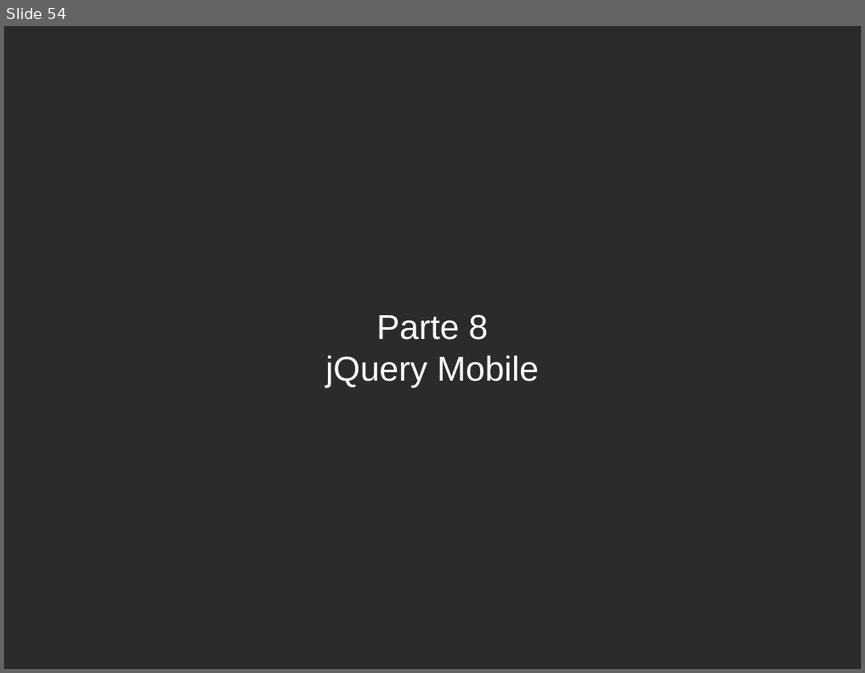
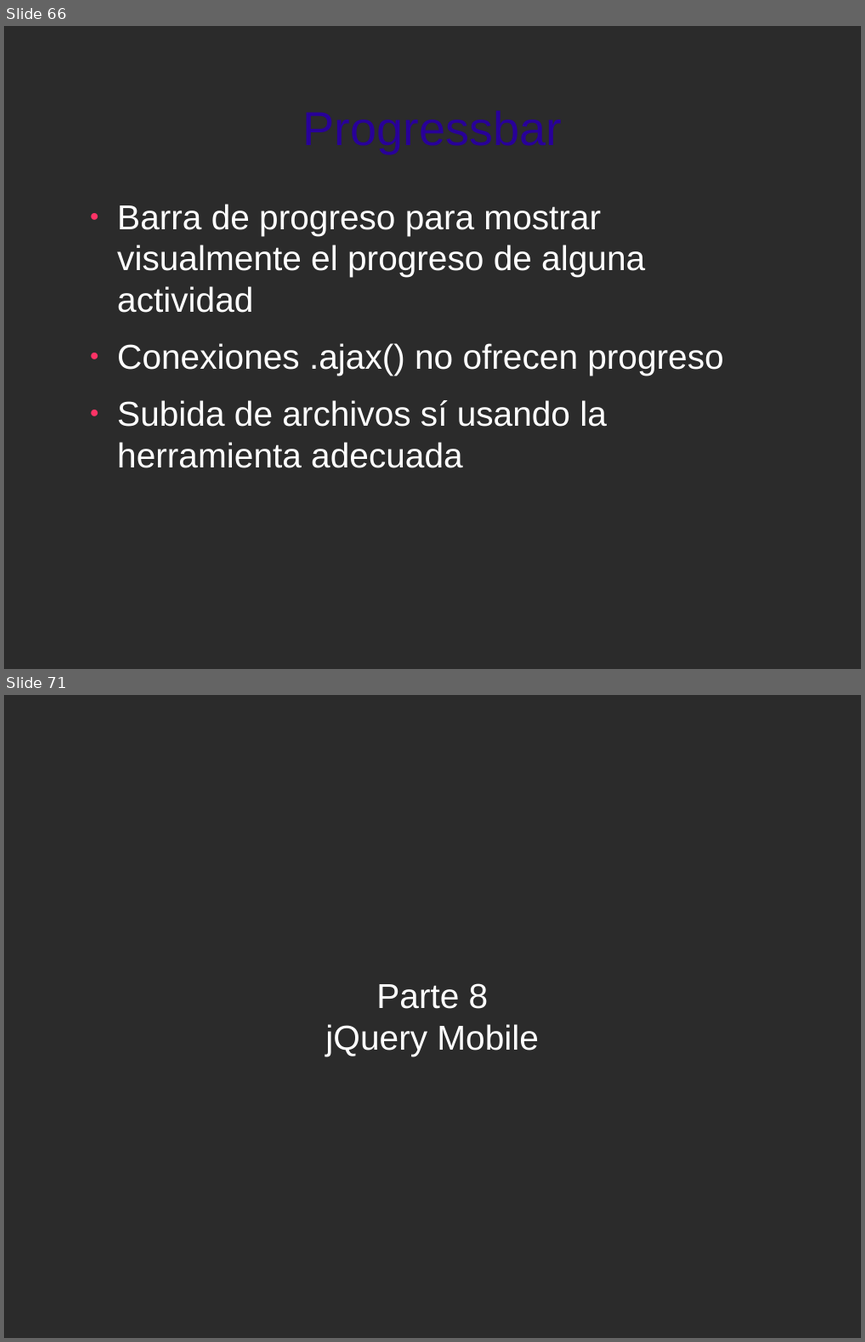
Before and after one commit to jorgeu/curso-jquery, a slide deck: curso-jquery.odp. Shown one above the other, each under a label of ours: slide 54 before the commit, slides 66 and 71 after it; the slides between them are not shown. The pictures are 865x673 and 865x1342 pixels, drawn with LibreOffice and Linux fonts; fonts in the diff are those of the drawing; background and template pictures are left out; a plain dark background stands for a picture behind light text. Boxes give left, top, right and bottom in pixels: in the first picture for what was removed or moved away, otherwise in the second. Text is boxed around its words. In the diff, an @@ line names an element or a change of style, - is before the commit and + after.

```diff
--- a/curso-jquery.odp
+++ b/curso-jquery.odp
@@ slide 66 added at [4,26,861,669], background picture (left out) @@
@@ title added at [303,110,562,154], 44 pt, text #280099 @@
+Progressbar
@@ text added at [117,204,723,468], 32 pt, text #FFFFFF @@
+● Barra de progreso para mostrar visualmente el progreso de alguna actividad
+● Conexiones .ajax() no ofrecen progreso
+● Subida de archivos sí usando la herramienta adecuada
@@ what was slide 54 is now slide 71 @@
```
Also in this commit, not shown: 16 other slides added, 50 other files.
